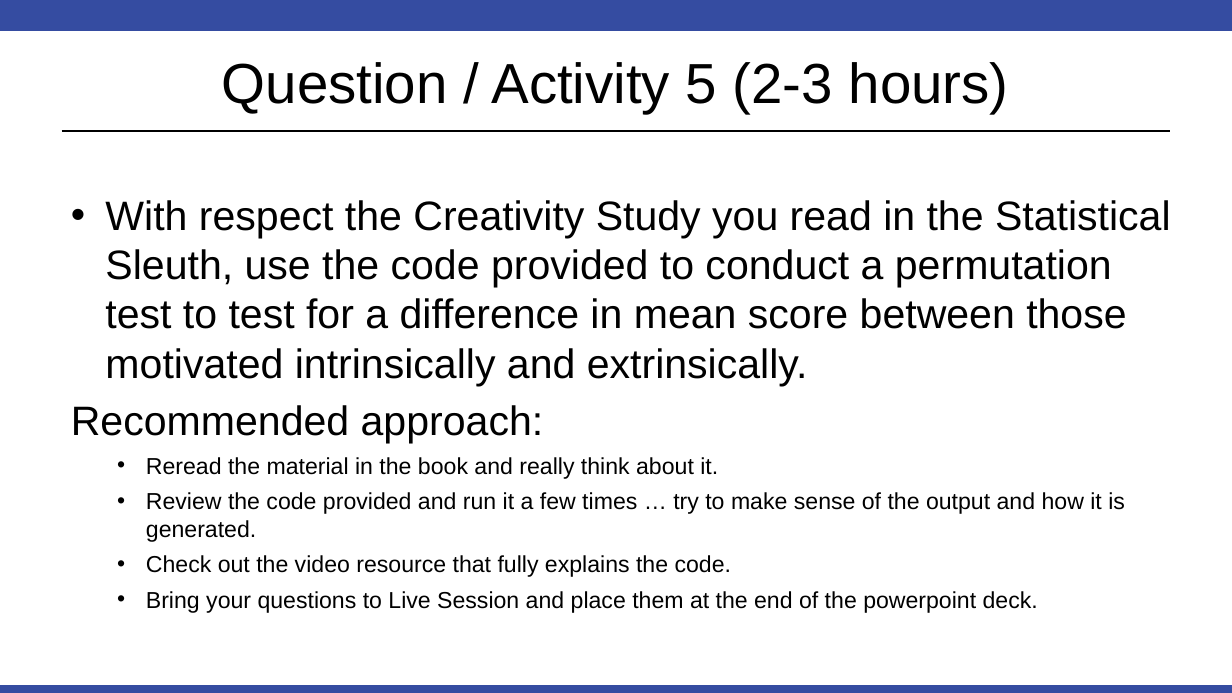
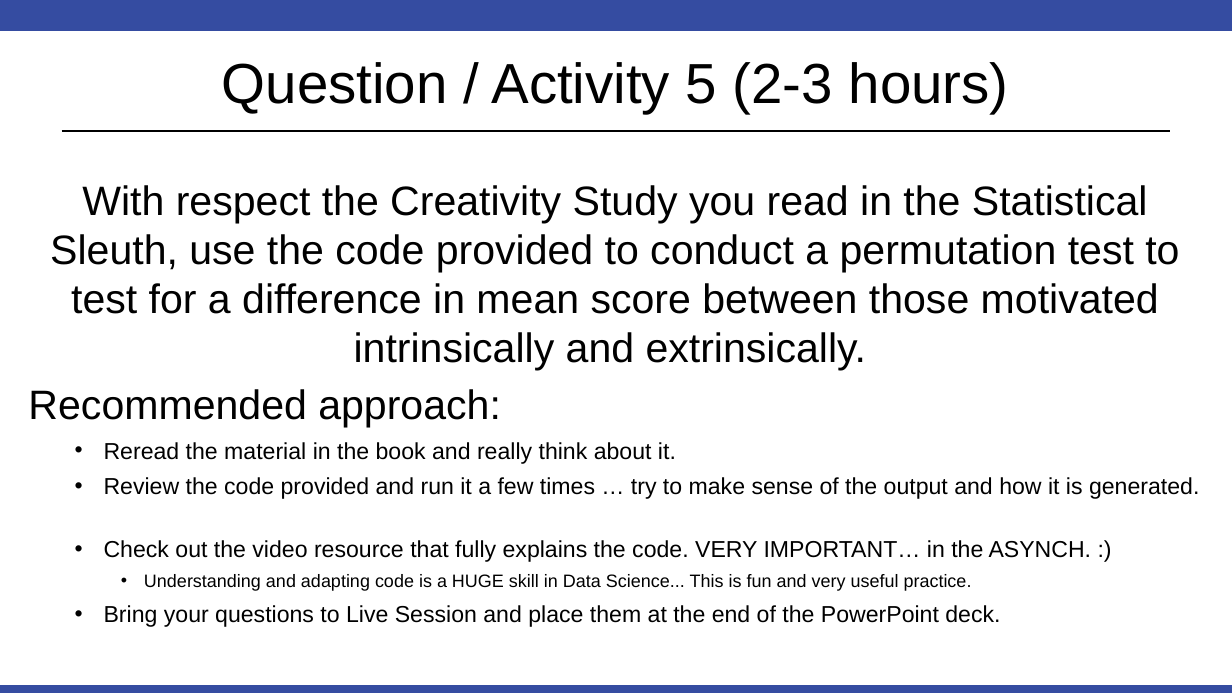
Before and after one commit to BivinSadler/MSDS_6371_Stat_Foundations, a slide deck: slide 10 of Unit 1/6371 FLS 1 Ver 2.pptx. Drawn at 1232x693 pixels with LibreOffice and Linux fonts; fonts in the diff are those of the drawing. Boxes give left, top, right and bottom in pixels: in the first picture for what was removed or moved away, otherwise in the second. Text is boxed around its words. In the diff, an @@ line names an element or a change of style, - is before the commit and + after.

```diff
--- a/Unit 1/6371 FLS 1 Ver 2.pptx
+++ b/Unit 1/6371 FLS 1 Ver 2.pptx
@@ text "With respect the Creativity Study ...": place and size @@
-text "With respect the Creativity Study ..." at [71, 200, 1171, 613]
+text "With respect the Creativity Study ..." at [28, 185, 1199, 627]
@@ text at [50, 185, 1179, 371]: alignment left to centre; bullet • to none @@
@@ text at [104, 540, 1092, 627]: text changed @@
-  • Check out the video resource that fully explains the code.
-  • Bring your questions to Live Session and place them at the end of the powerpoint deck.
+  • Check out the video resource that fully explains the code. VERY IMPORTANT… in the ASYNCH. :)
+    • Understanding and adapting code is a HUGE skill in Data Science... This is fun and very useful practice.
+  • Bring your questions to Live Session and place them at the end of the PowerPoint deck.
```
Also in this commit, not shown: 2 other slides changed.
